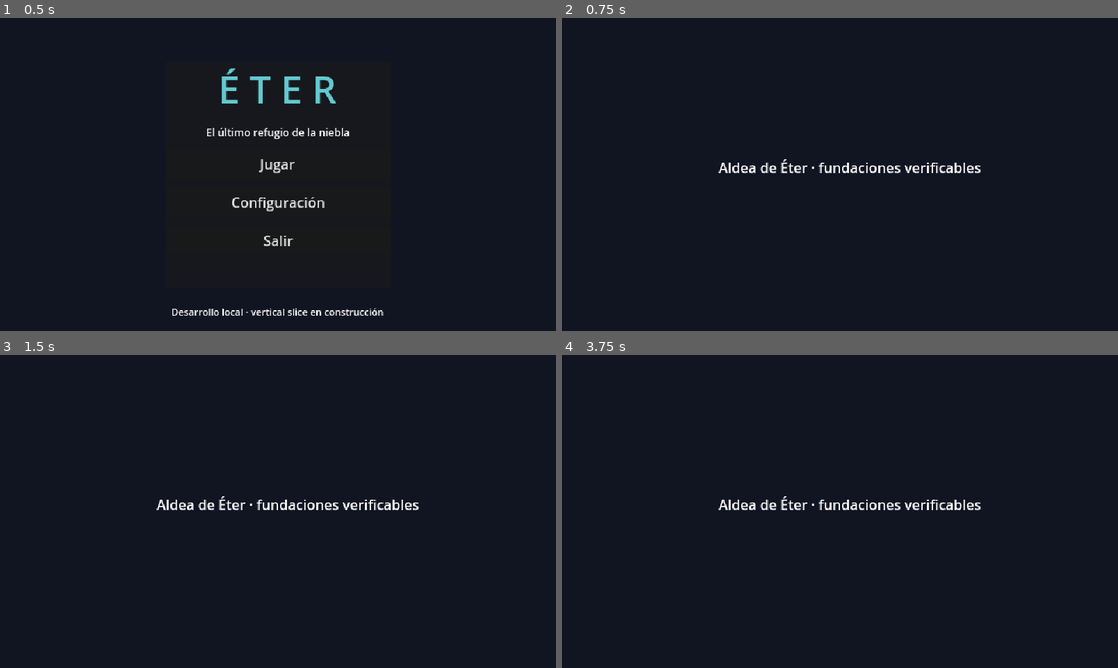
Above: before the commit, frames 1-4 (two rows, left to right).
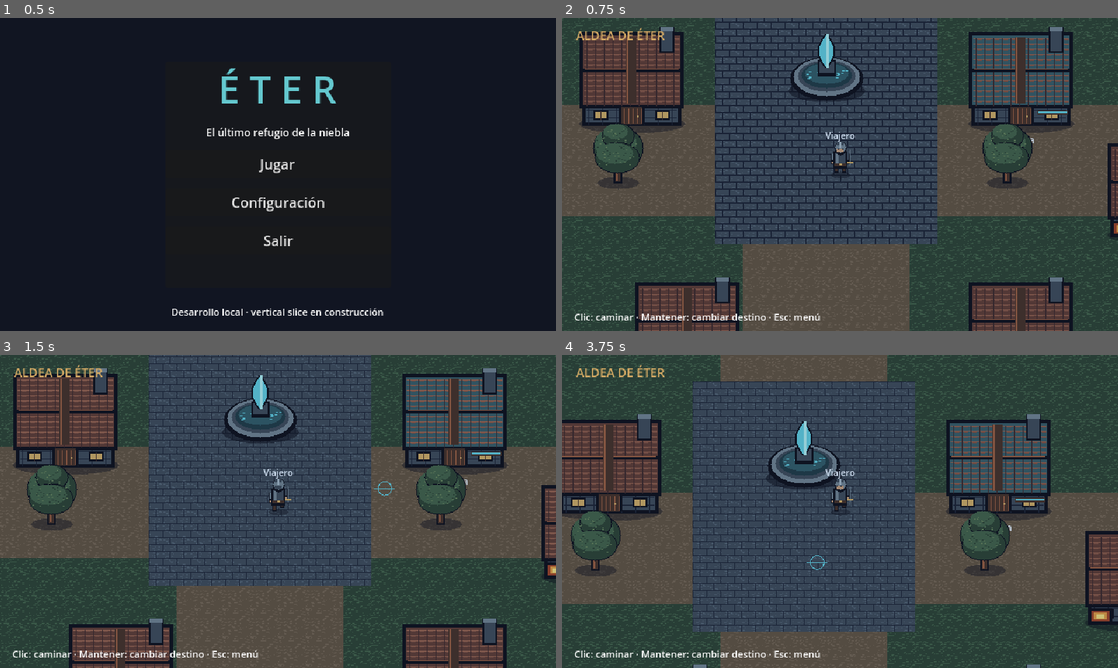
Above: after the commit, the same moments.

Repository: gregorionunez8/eter-pixel
Game: Godot game, scene res://scenes/main.tscn
Same seed, same stepped clock (60 frames per second), same inputs: the game is played once before the commit and once after it.
Inputs (mouse positions are in pixels of both pictures, inside the frame that each line leads up to):
- Up to frame 1 (0.5 s): no input
- Up to frame 2 (0.75 s): click "Jugar" at 0.5 s
- Up to frame 3 (1.5 s): tap Enter at 1.25 s; move the mouse to (400, 495) at 1.27 s; click (400, 495) at 1.42 s
- Up to frame 4 (3.75 s): move the mouse to (728, 527) at 2.02 s; click (728, 527) at 2.17 s; move the mouse to (895, 442) at 2.77 s; click (895, 442) at 2.92 s; move the mouse to (812, 574) at 3.52 s; click (812, 574) at 3.67 s

Frame 1 is identical in both runs. In frame 2, 88% of the frame differs, in the area x 0-100%, y 0-100%; in frame 3, 92%; in frame 4, 92%.

Commit message:
feat: build original village with verified mouse navigation and collisions

Diff:
--- /dev/null
+++ b/client/scenes/test_movement.tscn
@@ -0,0 +1,6 @@
+[gd_scene load_steps=2 format=3]
+
+[ext_resource type="Script" path="res://tests/movement.gd" id="1"]
+
+[node name="MovementTests" type="Node"]
+script = ExtResource("1")
--- a/client/scripts/main.gd
+++ b/client/scripts/main.gd
@@ -12,6 +12,14 @@
 		var result := get_viewport().get_texture().get_image().save_png("res://../artifacts/menu.png")
 		assert(result == OK)
 		print("PASS rendered menu capture")
+		get_tree().quit()
+	if "--capture-world" in OS.get_cmdline_user_args():
+		start_game()
+		await get_tree().create_timer(0.5).timeout
+		await RenderingServer.frame_post_draw
+		var result := get_viewport().get_texture().get_image().save_png("res://../artifacts/world.png")
+		assert(result == OK)
+		print("PASS rendered world capture")
 		get_tree().quit()
 	if "--smoke" in OS.get_cmdline_user_args():
 		await get_tree().process_frame
--- /dev/null
+++ b/client/scripts/navigation.gd
@@ -0,0 +1,54 @@
+class_name EterNavigation
+extends RefCounted
+
+const TILE := 32
+var grid := AStarGrid2D.new()
+var bounds := Rect2i()
+
+func setup(size: Vector2i, blocked: Array[Vector2i]) -> void:
+	bounds = Rect2i(Vector2i.ZERO, size)
+	grid.region = bounds
+	grid.cell_size = Vector2(TILE, TILE)
+	grid.offset = Vector2(TILE / 2.0, TILE / 2.0)
+	grid.diagonal_mode = AStarGrid2D.DIAGONAL_MODE_ONLY_IF_NO_OBSTACLES
+	grid.default_compute_heuristic = AStarGrid2D.HEURISTIC_OCTILE
+	grid.default_estimate_heuristic = AStarGrid2D.HEURISTIC_OCTILE
+	grid.update()
+	for cell in blocked:
+		grid.set_point_solid(cell)
+
+func cell_at(point: Vector2) -> Vector2i:
+	return Vector2i(floori(point.x / TILE), floori(point.y / TILE))
+
+func walkable(cell: Vector2i) -> bool:
+	return bounds.has_point(cell) and not grid.is_point_solid(cell)
+
+func find_path(from: Vector2, to: Vector2) -> PackedVector2Array:
+	var start := cell_at(from)
+	if not walkable(start):
+		return PackedVector2Array()
+	var finish := cell_at(to)
+	finish.x = clampi(finish.x, 0, bounds.size.x - 1)
+	finish.y = clampi(finish.y, 0, bounds.size.y - 1)
+	if not walkable(finish):
+		var best := Vector2i(-1, -1)
+		var distance := INF
+		for radius in range(1, 9):
+			for y in range(finish.y - radius, finish.y + radius + 1):
+				for x in range(finish.x - radius, finish.x + radius + 1):
+					var candidate := Vector2i(x, y)
+					if walkable(candidate) and candidate.distance_squared_to(finish) < distance and not grid.get_id_path(start, candidate).is_empty():
+						best = candidate
+						distance = candidate.distance_squared_to(finish)
+			if best != Vector2i(-1, -1):
+				finish = best
+				break
+		if best == Vector2i(-1, -1):
+			return PackedVector2Array()
+	var route := grid.get_point_path(start, finish)
+	if route.is_empty():
+		return route
+	# Return to own cell center before turning to prevent corner clipping on reroute.
+	if route[0].distance_to(from) < 1:
+		route.remove_at(0)
+	return route
--- /dev/null
+++ b/client/scripts/player.gd
@@ -0,0 +1,66 @@
+class_name EterPlayer
+extends CharacterBody2D
+
+const SPEED := 112.0
+var navigation: EterNavigation
+var path := PackedVector2Array()
+var destination := Vector2.ZERO
+var sprite := Sprite2D.new()
+var animation_time := 0.0
+var facing := 2
+var frame := 0
+var camera := Camera2D.new()
+
+func _ready() -> void:
+	collision_layer = 2
+	collision_mask = 1
+	var collision := CollisionShape2D.new()
+	var shape := CircleShape2D.new()
+	shape.radius = 7
+	collision.shape = shape
+	add_child(collision)
+	sprite.texture = load("res://assets/traveler.png")
+	sprite.hframes = 4
+	sprite.vframes = 8
+	sprite.position = Vector2(0, -18)
+	add_child(sprite)
+	add_child(camera)
+	camera.position_smoothing_enabled = false
+	var label := Label.new()
+	label.text = App.player_name
+	label.add_theme_font_size_override("font_size", 10)
+	label.position = Vector2(-40, -52)
+	label.size = Vector2(80, 14)
+	label.horizontal_alignment = HORIZONTAL_ALIGNMENT_CENTER
+	label.mouse_filter = Control.MOUSE_FILTER_IGNORE
+	add_child(label)
+
+func move_to(point: Vector2) -> void:
+	if not navigation:
+		return
+	if not path.is_empty() and navigation.cell_at(point) == navigation.cell_at(destination):
+		return
+	var next_path := navigation.find_path(global_position, point)
+	if not next_path.is_empty():
+		if not path.is_empty() and next_path[next_path.size() - 1] == destination:
+			return
+		path = next_path
+		destination = path[path.size() - 1]
+
+func _physics_process(delta: float) -> void:
+	velocity = Vector2.ZERO
+	if not path.is_empty():
+		var offset := path[0] - global_position
+		if offset.length() < 1:
+			path.remove_at(0)
+		else:
+			velocity = offset.normalized() * minf(SPEED, offset.length() / delta)
+	if velocity.length_squared() > 0.1:
+		facing = posmod(roundi(velocity.angle() / (PI / 4)), 8)
+		animation_time += delta
+		frame = 1 + (int(animation_time * 8) % 3)
+	else:
+		frame = 0
+		animation_time = 0
+	move_and_slide()
+	sprite.frame = facing * 4 + frame
--- a/client/scripts/world.gd
+++ b/client/scripts/world.gd
@@ -1,7 +1,163 @@
 extends Node2D
 
+const SIZE := Vector2i(48, 32)
+const TILE := 32
+var navigation := EterNavigation.new()
+var blocked: Array[Vector2i] = []
+var solid_rectangles: Array[Rect2] = []
+var player: EterPlayer
+var terrain: Texture2D
+var entities := Node2D.new()
+var marker := Vector2(-100, -100)
+var held := false
+var mouse_tick := 0.0
+var hud: CanvasLayer
+var pause_menu: PanelContainer
+
 func _ready() -> void:
-	var label := Label.new()
-	label.text = "Aldea de Éter · fundaciones verificables"
-	label.position = Vector2(180, 160)
-	add_child(label)
+	terrain = load("res://assets/terrain.png")
+	entities.y_sort_enabled = true
+	add_child(entities)
+	for x in range(SIZE.x):
+		add_obstacle(Rect2i(x, 0, 1, 1), "wall")
+		if x < 21 or x > 26:
+			add_obstacle(Rect2i(x, SIZE.y - 1, 1, 1), "wall")
+	for y in range(1, SIZE.y - 1):
+		add_obstacle(Rect2i(0, y, 1, 1), "wall")
+		add_obstacle(Rect2i(SIZE.x - 1, y, 1, 1), "wall")
+	for entry in [[15, 14, "house"], [17, 7, "house"], [29, 14, "shop"], [34, 18, "smith"], [17, 23, "house"], [29, 23, "house"]]:
+		add_obstacle(Rect2i(entry[0], entry[1], 4, 3), entry[2])
+	add_obstacle(Rect2i(23, 14, 2, 2), "shrine")
+	for cell in [Vector2i(5,5),Vector2i(13,5),Vector2i(32,4),Vector2i(41,5),Vector2i(5,16),Vector2i(16,18),Vector2i(30,18),Vector2i(42,17),Vector2i(6,27),Vector2i(16,26),Vector2i(31,27),Vector2i(41,27)]:
+		add_obstacle(Rect2i(cell, Vector2i.ONE), "tree")
+	navigation.setup(SIZE, blocked)
+	player = EterPlayer.new()
+	player.navigation = navigation
+	player.position = Vector2(24 * TILE + 16, 18 * TILE + 16)
+	entities.add_child(player)
+	player.camera.limit_left = 0
+	player.camera.limit_top = 0
+	player.camera.limit_right = SIZE.x * TILE
+	player.camera.limit_bottom = SIZE.y * TILE
+	build_hud()
+	var ambient := CanvasModulate.new()
+	ambient.color = Color(0.83, 0.89, 0.96)
+	add_child(ambient)
+	queue_redraw()
+
+func add_obstacle(cells: Rect2i, texture_id: String) -> void:
+	for y in range(cells.position.y, cells.end.y):
+		for x in range(cells.position.x, cells.end.x):
+			blocked.append(Vector2i(x, y))
+	var footprint := Rect2(Vector2(cells.position) * TILE, Vector2(cells.size) * TILE)
+	solid_rectangles.append(footprint)
+	var body := StaticBody2D.new()
+	body.position = Vector2(footprint.get_center().x, footprint.end.y)
+	body.collision_layer = 1
+	body.collision_mask = 2
+	var collision := CollisionShape2D.new()
+	var shape := RectangleShape2D.new()
+	shape.size = footprint.size
+	collision.shape = shape
+	collision.position = Vector2(0, -footprint.size.y / 2)
+	body.add_child(collision)
+	var sprite := Sprite2D.new()
+	sprite.texture = load("res://assets/%s.png" % texture_id)
+	sprite.position = Vector2(0, -sprite.texture.get_height() / 2.0 + 4)
+	body.add_child(sprite)
+	entities.add_child(body)
+	if texture_id == "smith" or texture_id == "shop":
+		var label := Label.new()
+		label.text = "Herrero" if texture_id == "smith" else "Tienda"
+		label.position = Vector2(-40, 1)
+		label.size.x = 80
+		label.horizontal_alignment = HORIZONTAL_ALIGNMENT_CENTER
+		label.add_theme_font_size_override("font_size", 10)
+		label.mouse_filter = Control.MOUSE_FILTER_IGNORE
+		body.add_child(label)
+
+func build_hud() -> void:
+	hud = CanvasLayer.new()
+	add_child(hud)
+	var location := Label.new()
+	location.text = "ALDEA DE ÉTER"
+	location.position = Vector2(16, 10)
+	location.add_theme_font_size_override("font_size", 14)
+	location.modulate = Color("d5aa64")
+	location.mouse_filter = Control.MOUSE_FILTER_IGNORE
+	hud.add_child(location)
+	var help := Label.new()
+	help.text = "Clic: caminar · Mantener: cambiar destino · Esc: menú"
+	help.position = Vector2(14, 336)
+	help.add_theme_font_size_override("font_size", 11)
+	help.mouse_filter = Control.MOUSE_FILTER_IGNORE
+	hud.add_child(help)
+	pause_menu = PanelContainer.new()
+	pause_menu.position = Vector2(220, 112)
+	pause_menu.size = Vector2(200, 120)
+	pause_menu.visible = false
+	hud.add_child(pause_menu)
+	var box := VBoxContainer.new()
+	pause_menu.add_child(box)
+	var title := Label.new()
+	title.text = "ÉTER · Menú"
+	box.add_child(title)
+	var resume := Button.new()
+	resume.text = "Continuar"
+	resume.pressed.connect(func(): pause_menu.hide())
+	box.add_child(resume)
+	var leave := Button.new()
+	leave.text = "Volver al inicio"
+	leave.pressed.connect(func(): get_tree().reload_current_scene())
+	box.add_child(leave)
+
+func _input(event: InputEvent) -> void:
+	# Release still applies if a UI control consumes the mouse event.
+	if event is InputEventMouseButton and event.button_index == MOUSE_BUTTON_LEFT and not event.pressed:
+		held = false
+
+func _unhandled_input(event: InputEvent) -> void:
+	if event is InputEventKey and event.pressed and event.keycode == KEY_ESCAPE:
+		pause_menu.visible = not pause_menu.visible
+		held = false
+		return
+	if pause_menu.visible:
+		return
+	if event is InputEventMouseButton and event.button_index == MOUSE_BUTTON_LEFT:
+		held = event.pressed
+		if held:
+			set_destination(get_global_mouse_position())
+
+func set_destination(point: Vector2) -> void:
+	player.move_to(point)
+	marker = player.destination
+	queue_redraw()
+
+func _process(delta: float) -> void:
+	mouse_tick += delta
+	if held and not pause_menu.visible and mouse_tick > 0.12:
+		mouse_tick = 0
+		set_destination(get_global_mouse_position())
+
+func is_safe(point: Vector2, radius: float = 6.5) -> bool:
+	for rect in solid_rectangles:
+		var closest := Vector2(clampf(point.x, rect.position.x, rect.end.x), clampf(point.y, rect.position.y, rect.end.y))
+		if point.distance_to(closest) < radius:
+			return false
+	return true
+
+func _draw() -> void:
+	if not terrain:
+		return
+	for y in range(SIZE.y):
+		for x in range(SIZE.x):
+			var tile := 0
+			if (x >= 21 and x <= 26) or (y >= 16 and y <= 19):
+				tile = 1
+			if x >= 20 and x <= 27 and y >= 12 and y <= 20:
+				tile = 2
+			draw_texture_rect_region(terrain, Rect2(x * TILE, y * TILE, TILE, TILE), Rect2(tile * TILE, 0, TILE, TILE))
+	draw_string(ThemeDB.fallback_font, Vector2(666, 951), "BOSQUE DE LAS SOMBRAS  ↓", HORIZONTAL_ALIGNMENT_LEFT, -1, 12, Color("d5aa64"))
+	if marker.x >= 0:
+		draw_arc(marker, 8, 0, TAU, 12, Color("64c8cf"), 1)
+		draw_line(marker + Vector2(-12, 0), marker + Vector2(12, 0), Color("64c8cf"))
--- /dev/null
+++ b/client/tests/movement.gd
@@ -0,0 +1,52 @@
+extends Node
+
+var checks := 0
+var failed := false
+
+func check(condition: bool, description: String) -> void:
+	checks += 1
+	if not condition:
+		failed = true
+		push_error("FAIL movement: " + description)
+
+func _ready() -> void:
+	var world := preload("res://scenes/world.tscn").instantiate()
+	add_child(world)
+	await get_tree().physics_frame
+	check(world.navigation.walkable(Vector2i(24, 19)), "spawn walkable")
+	check(not world.navigation.walkable(Vector2i(23, 14)), "shrine solid")
+	var around: PackedVector2Array = world.navigation.find_path(Vector2(22 * 32 + 16, 14 * 32 + 16), Vector2(26 * 32 + 16, 14 * 32 + 16))
+	check(around.size() > 4, "path detours around shrine")
+	for point in around:
+		check(world.is_safe(point), "path avoids collision footprint")
+	var into: PackedVector2Array = world.navigation.find_path(world.player.position, Vector2(24 * 32, 14 * 32))
+	check(not into.is_empty() and world.navigation.walkable(world.navigation.cell_at(into[into.size()-1])), "solid click resolves to reachable ground")
+	world.set_destination(Vector2(22 * 32 + 16, 13 * 32 + 16))
+	var expected: Vector2 = world.player.destination
+	for tick in range(270):
+		await get_tree().physics_frame
+		check(world.is_safe(world.player.global_position), "real physics does not cross walls")
+	check(world.player.position.distance_to(expected) < 2, "real actor reaches destination around obstacle")
+	check(world.player.path.is_empty(), "arrival stops movement")
+	# Continuous click must not replan back to the cell center on each update.
+	world.set_destination(Vector2(26 * 32 + 16, 13 * 32 + 16))
+	expected = world.player.destination
+	for tick in range(180):
+		if tick % 7 == 0:
+			world.set_destination(expected)
+		await get_tree().physics_frame
+		check(world.is_safe(world.player.position), "continuous destination avoids obstacles")
+	check(world.player.position.distance_to(expected) < 2, "held destination reaches target without oscillation")
+	# Bypass navigation to test physics as independent protection.
+	world.player.position = Vector2(24 * 32 + 16, 16 * 32 + 16)
+	world.player.path = PackedVector2Array([Vector2(24 * 32 + 16, 14 * 32 + 16)])
+	for tick in range(80):
+		await get_tree().physics_frame
+		check(world.is_safe(world.player.position), "physics blocks invalid direct route")
+	check(world.player.position.y >= 16 * 32 + 6.5, "collision stops before shrine")
+	var nav := EterNavigation.new()
+	var solid: Array[Vector2i] = [Vector2i(1, 0), Vector2i(0, 1)]
+	nav.setup(Vector2i(3, 3), solid)
+	check(nav.find_path(Vector2(16,16), Vector2(48,48)).is_empty(), "no corner cut")
+	print("PASS movement: %s checks, pathfinding + actual CharacterBody2D physics" % checks if not failed else "FAIL movement suite")
+	get_tree().quit(1 if failed else 0)
Binary file added: client/assets/house.png
Not shown, added: client/assets/house.png.import
Binary file added: client/assets/shop.png
Not shown, added: client/assets/shop.png.import
Binary file added: client/assets/shrine.png
Not shown, added: client/assets/shrine.png.import
Binary file added: client/assets/smith.png
Not shown, added: client/assets/smith.png.import
Binary file added: client/assets/terrain.png
Not shown, added: client/assets/terrain.png.import
Binary file added: client/assets/traveler.png
Not shown, added: client/assets/traveler.png.import
(and 14 more such lines)
